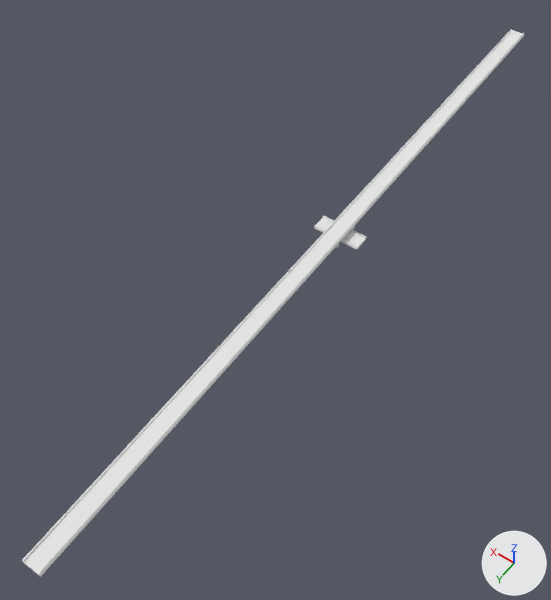
Renders of the Blender file Assets/road_str3.blend from each side of a commit.
Before and after are seen from a 50 mm camera at (-9.0, 18.5, 22.3) aimed at (1.8, 3.3, -1.6). The axes (+X, +Y, +Z) are drawn at lower right. The lights are the same throughout.

In view in the first picture: 'road_str3'.
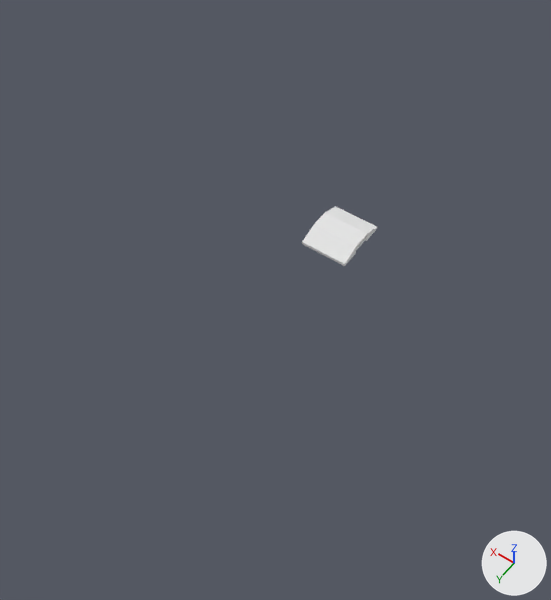
What differs and where, as boxes [x1, y1, x2, y2] in the pictures (551 x 600 px; the box of a moved part takes in the faces that stretch with it):
```json
{"object": "road_str3", "change": "reshaped", "before": [22, 29, 524, 577], "after": [302, 206, 377, 266], "on screen": "85% narrower, 89% shorter"}
{"part": 1, "of": "me_cube_001", "change": "added", "after": [302, 206, 377, 266]}
{"part": 2, "of": "me_cube_001", "change": "deleted", "before": [22, 29, 524, 577]}
{"part": 3, "of": "me_cube_001", "change": "moved or reshaped", "before": [325, 217, 365, 248], "on screen": "not visible afterwards"}
```

Edits to the scene script, one JSON object a line:
```json
{"block": "me_cube_001", "where": "# used by ob_road_str3; location = (0.0, 0.0, 0.0); rotation_euler = (1.571, 0.0, 0.0), in degrees (90, 0, 0)"}
{"op": "remove", "block": "me_cube_001", "code": "me_cube_001.from_pydata(...)  # 1168 vertices, 1144 faces; spans x 0.0..2.0, y -0.2..0.4, z -16.5..16.5"}
{"op": "add", "block": "me_cube_001", "code": "me_cube_001.from_pydata(...)  # 598 vertices, 590 faces; spans x 0.0..2.0, y -0.3..0.2, z -1.2..1.2"}
{"block": "me_cube_001", "change": "me_cube_001 part 1: a new loose piece of 24 vertices spanning x 0.0..2.0, y -0.3..0.2, z -1.2..1.2, in mat_material (white #e7e7e7)"}
{"block": "me_cube_001", "change": "me_cube_001 part 2: the loose piece of 594 vertices spanning x 0.6..1.4, y -0.2..0.4, z -16.5..16.5 is deleted"}
{"block": "me_cube_001", "change": "me_cube_001 part 3"}
{"block": "me_cube_001", "change": "102 faces are deleted"}
{"block": "me_cube_001", "change": "3 vertices move within x 0.1..1.1, y 0.0, z -0.3"}
{"block": "me_cube_001", "change": "102 new faces join them"}
```
